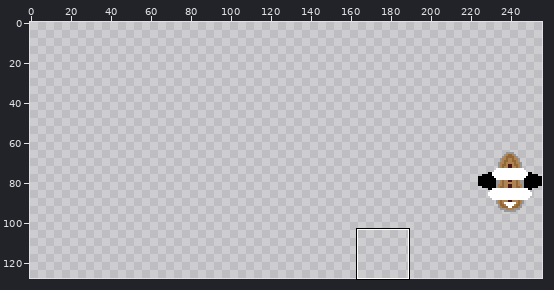
Two states of a sprite sheet, public/benchmark2/dist/sos_assets/spritesheets/player_metal.png. Above, an overview of the earlier version with the close-up marked.
Close-up. Before the commit:
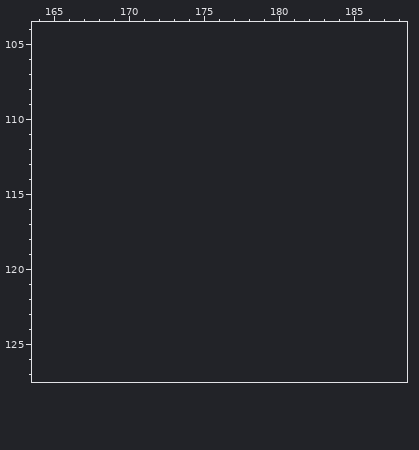
The file is 32x32 pixels. Colours within 5 levels of each other are drawn and written as one. Shown: x 164..188, y 104..127. The old version is drawn lined up with the new one, on the new canvas. The commit also changed other parts of the picture, which this record leaves out.
The same view after the edit:
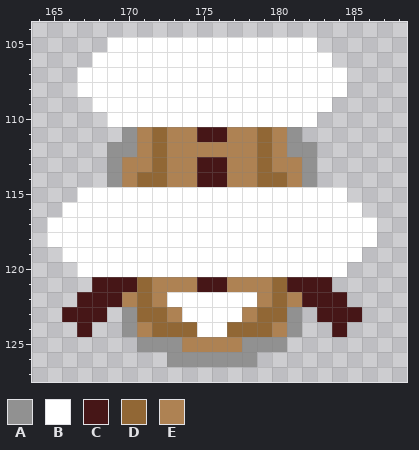
Palette (. is transparent): A #919191  B #ffffff  C #461617  D #916735  E #ae8253
The exact change:
canvas 32x32 -> 256x128, the old top-left corner now at 224,64
Colour A now appears in row 111 at x 170 and 181; in row 112 at x 169 to 170 and 181 to 182; in rows 113 to 114 at x 169 and 182; in rows 123 to 124 at x 170 and 181; in row 125 at x 171 to 173 and 178 to 180; in row 126 at x 173 to 178.
Colour B now appears in row 105 at x 169 to 182; in row 106 at x 168 to 183; in rows 107 to 108 at x 167 to 184; in row 109 at x 168 to 183; in row 110 at x 169 to 182; in row 115 at x 167 to 184.
Colour B now appears in row 116 at x 166 to 185; in rows 117 to 118 at x 165 to 186; in row 119 at x 166 to 185; in row 120 at x 167 to 184; in row 122 at x 173 to 178; in row 123 at x 174 to 177.
Colour B now appears in row 124 at x 175 to 176.
Colour C now appears in row 111 at x 175 to 176; in rows 113 to 114 at x 175 to 176; in row 121 at x 168 to 170, 175 to 176 and 181 to 183; in row 122 at x 167 to 169 and 182 to 184; in row 123 at x 166 to 168 and 183 to 185; in row 124 at x 167 and 184.
Colour D now appears in rows 111 to 113 at x 172 and 179; in row 114 at x 171 to 172 and 179 to 180; in rows 121 to 122 at x 171 and 180; in row 123 at x 171 to 172 and 179 to 180; in row 124 at x 172 to 174 and 177 to 179.
Colour E now appears in row 111 at x 171, 173 to 174, 177 to 178 and 180; in row 112 at x 171, 173 to 178 and 180; in row 113 at x 170 to 171, 173 to 174, 177 to 178 and 180 to 181; in row 114 at x 170, 173 to 174, 177 to 178 and 181; in row 121 at x 172 to 174 and 177 to 179; in row 122 at x 170, 172, 179 and 181.
Colour E now appears in row 123 at x 173 and 178; in row 124 at x 171 and 180; in row 125 at x 174 to 177.
Changed places in both close-ups, as pixel boxes (x1, y1, x2, y2):
added: (47, 37, 377, 367)
